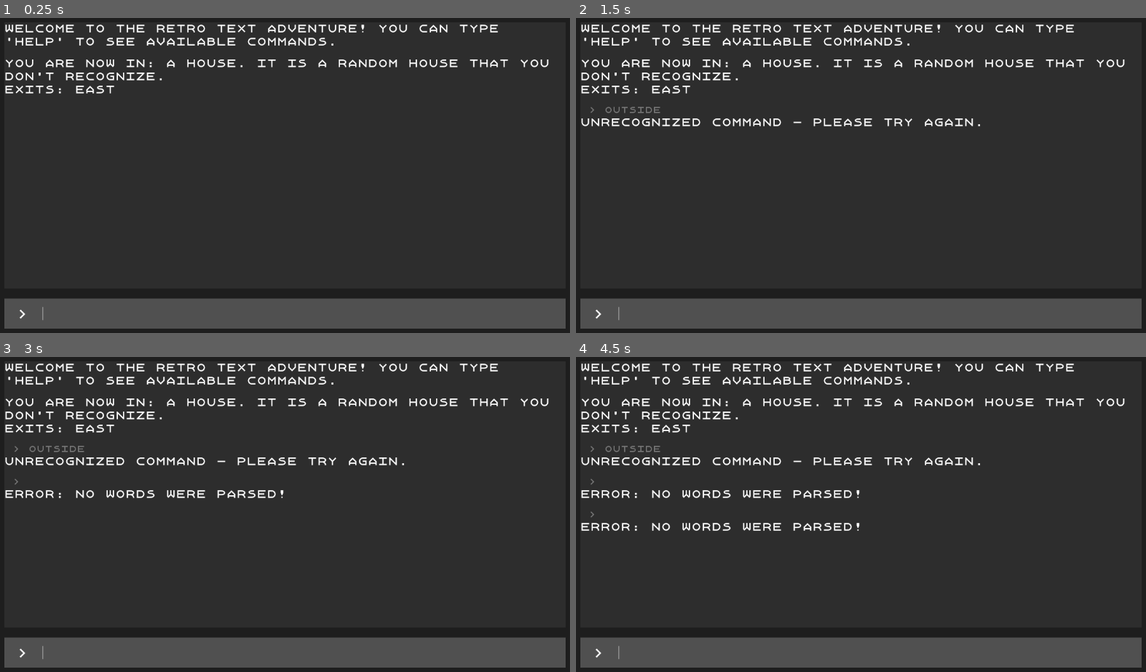
Above: before the commit, frames 1-4 (two rows, left to right).
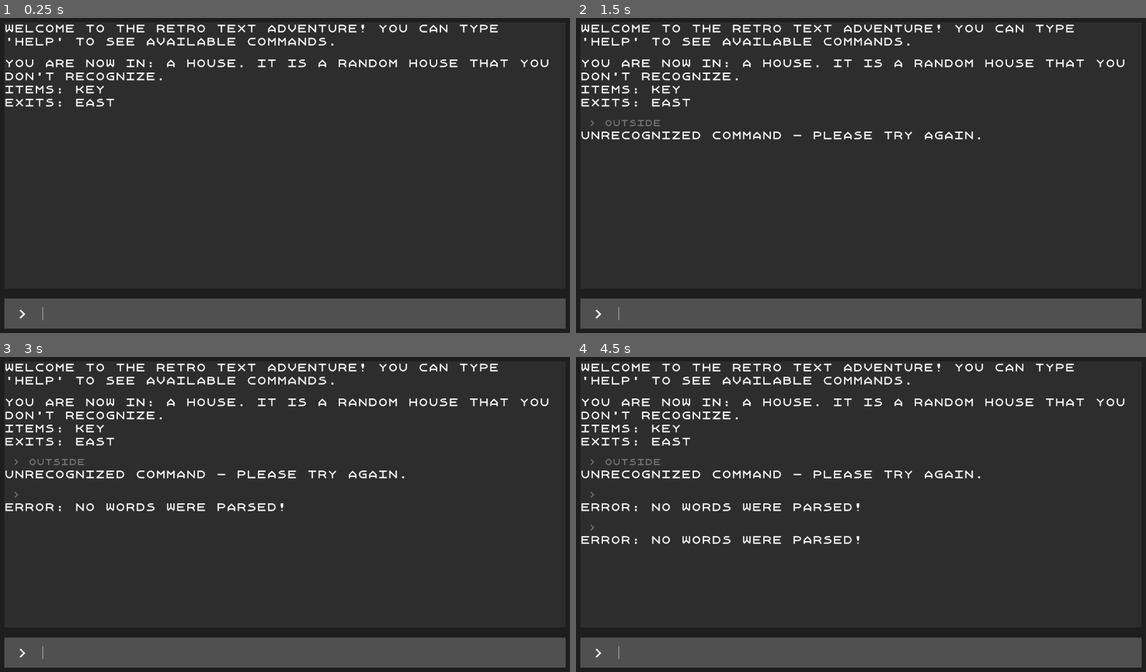
Above: after the commit, the same moments.

Repository: onionbulbperception/text_adventure_by_tutorial
Game: Godot game, scene res://scenes/game.tscn
Same seed, same stepped clock (60 frames per second), same inputs: the game is played once before the commit and once after it.
Inputs (mouse positions are in pixels of both pictures, inside the frame that each line leads up to):
- Up to frame 1 (0.25 s): no input
- Up to frame 2 (1.5 s): click (878, 314) at 0.52 s; type "outside" at 0.6 s; tap Enter at 1.25 s
- Up to frame 3 (3 s): tap Space at 2 s; tap Enter at 2.75 s
- Up to frame 4 (4.5 s): tap Space at 3.5 s; tap Enter at 4.25 s

The runs differ from the first frame. In frame 1, 0.4% of the frame differs, in the area x 0-21%, y 21-29%; in frame 2, 1.9%; in frame 3, 3.1%; in frame 4, 4.2%, in the area x 0-71%, y 21-60%.

Commit message:
finished tutorial's part 10

Diff:
--- a/project.godot
+++ b/project.godot
@@ -15,6 +15,10 @@
 config/features=PackedStringArray("4.3", "GL Compatibility")
 config/icon="res://icon.svg"
 
+[autoload]
+
+Types="*res://scripts/globals/types.gd"
+
 [rendering]
 
 renderer/rendering_method="gl_compatibility"
--- a/scripts/command_processor.gd
+++ b/scripts/command_processor.gd
@@ -47,11 +47,11 @@
 
 func change_room(new_room: GameRoom) -> String:
 	current_room = new_room
-	var exit_string = PackedStringArray(new_room.exits.keys())
-	var exits = " ".join(exit_string)
-	var strings = PackedStringArray([
-		"You are now in: " + new_room.room_name + ". It is " + new_room.room_description,
-		"Exits: " + exits,
-	])
-	var string = "\n".join(strings)
-	return string
+	#var exit_string = PackedStringArray(new_room.exits.keys())
+	#var exits = " ".join(exit_string)
+	#var strings = PackedStringArray([
+	#	"You are now in: " + new_room.room_name + ". It is " + new_room.room_description,
+	#	"Exits: " + exits,
+	#])
+	#var string = "\n".join(strings)
+	return new_room.get_full_description()
--- a/scripts/game_room.gd
+++ b/scripts/game_room.gd
@@ -8,6 +8,7 @@
 
 
 var exits: Dictionary = {}
+var items: Array = []
 
 
 func set_room_name(new_name: String):
@@ -18,6 +19,40 @@
 func set_room_description(new_description: String):
 	$MarginContainer/Rows/RoomDescription.text = new_description
 	room_description = new_description
+
+
+func add_item(item: Item):
+	items.append(item)
+
+
+func get_full_description() -> String:
+	var description = PackedStringArray([
+		get_room_description(),
+		get_item_description(),
+		get_exit_description(),
+	])
+	var full_description = "\n".join(description)
+	return full_description
+
+
+func get_room_description() -> String:
+	return "You are now in: " + room_name + ". It is " + room_description
+
+
+func get_item_description() -> String:
+	if items.size() == 0:
+		return "No items to pick up."
+
+	var item_string = ""
+	for item in items:
+		item_string += item.item_name + " "
+
+	return "Items: " + item_string
+
+
+func get_exit_description() -> String:
+	var exit_string = PackedStringArray(exits.keys())
+	return "Exits: " +  " ".join(exit_string)
 
 
 func connect_exit(direction: String, room: GameRoom):
--- /dev/null
+++ b/scripts/globals/types.gd
@@ -0,0 +1,6 @@
+extends Node
+
+
+enum ItemTypes {
+	KEY,
+}
--- /dev/null
+++ b/scripts/item.gd
@@ -0,0 +1,11 @@
+extends Resource
+class_name Item
+
+
+@export var item_name : String = "Item name"
+@export var item_type: Types.ItemTypes = Types.ItemTypes.KEY
+
+
+func initialize(item_name: String, item_type: Types.ItemTypes):
+	self.item_name = item_name
+	self.item_type = item_type
--- a/scripts/room_manager.gd
+++ b/scripts/room_manager.gd
@@ -2,4 +2,8 @@
 
 
 func _ready() -> void:
+	var key = Item.new()
+	key.initialize("Key", Types.ItemTypes.KEY)
+
 	$HouseRoom.connect_exit("east", $OutsideRoom)
+	$HouseRoom.add_item(key)
